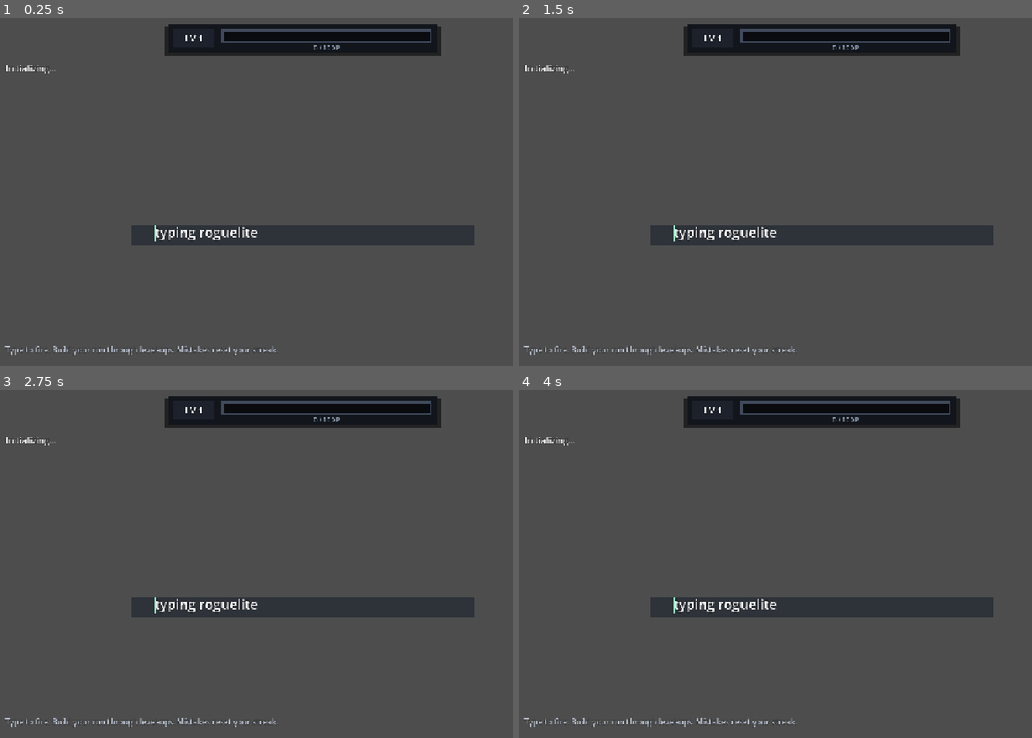
Above: before the commit, frames 1-4 (two rows, left to right).
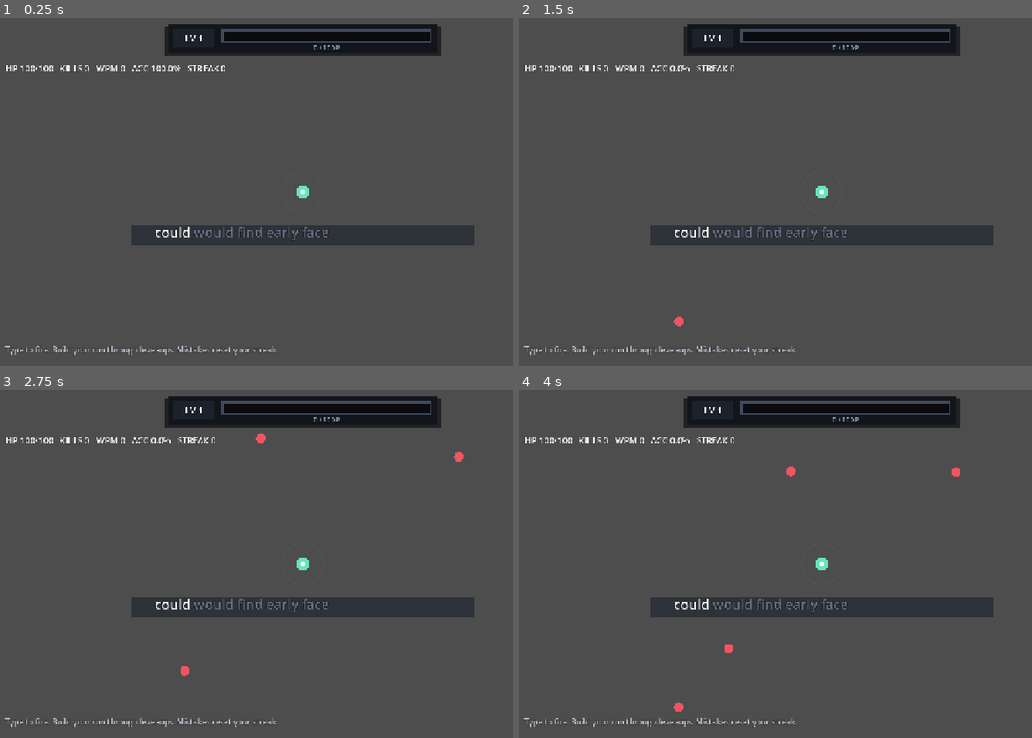
Above: after the commit, the same moments.

Repository: jlcuenca00/typing-roguelite
Game: Godot game, scene res://scenes/Main.tscn
Two runs of this game, one before a commit and one after it. Both use one fixed random seed, a clock stepped at 60 frames per second and the inputs below.
Inputs:
- Up to frame 1 (0.25 s): no input
- Up to frame 2 (1.5 s): tap Enter at 0.5 s; tap R at 0.6, 1.35 s; tap Space at 1.25 s
- Up to frame 3 (2.75 s): tap R at 2.1 s
- Up to frame 4 (4 s): tap Enter at 2.75 s; tap R at 2.85, 3.6 s

The runs differ from the first frame. In frame 1, 0.9% of the frame differs, in the area x 1-64%, y 13-65%; in frame 2, 0.9%; in frame 3, 1.0%; in frame 4, 1.1%, in the area x 1-86%, y 13-93%.
Error before the commit: Parse Error: Identifier "word_pool" not declared in the current scope. (res://scripts/main.gd:28)

Commit message:
fix: restore main runtime state and lifecycle after UX refactor

Diff:
--- a/game/scripts/main.gd
+++ b/game/scripts/main.gd
@@ -17,6 +17,202 @@
 
 var rng := RandomNumberGenerator.new()
 var combat = CombatSystemScript.new()
+
+# Typing state ----------------------------------------------------------------
+var word_pool: Array[String] = []
+var word_queue: Array[String] = []
+var typed_index := 0
+
+var caret_target_x := FIXED_WORD_X
+var caret_visual_x := FIXED_WORD_X
+var caret_initialized := false
+var caret_idle_time := 0.0
+
+# World -----------------------------------------------------------------------
+var enemies: Array[Dictionary] = []
+var bullets: Array[Dictionary] = []
+var particles: Array[Dictionary] = []
+var damage_numbers: Array[Dictionary] = []
+var pending_reactions: Array[Dictionary] = []
+var reaction_waves: Array[Dictionary] = []
+
+var spawn_timer := 0.0
+var spawn_interval := 0.95
+var elapsed := 0.0
+var error_flash := 0.0
+var player_recoil := 0.0
+var shake_time := 0.0
+var shake_strength := 0.0
+
+# Run state -------------------------------------------------------------------
+var kills := 0
+var words_completed := 0
+var streak := 0
+var best_streak := 0
+var max_hp := BASE_MAX_HP
+var hp := BASE_MAX_HP
+var run_over := false
+
+var correct_keys := 0
+var incorrect_keys := 0
+var typed_characters := 0
+
+# XP / level ups --------------------------------------------------------------
+var level := 1
+var xp_total := 0
+var xp_in_level := 0
+var xp_required := 10
+var pending_level_ups := 0
+var level_up_open := false
+var upgrade_definitions: Array = []
+var upgrade_levels: Dictionary = {}
+var current_upgrade_choices: Array[Dictionary] = []
+var upgrade_candidate_index := -1
+var upgrade_typed := ""
+var upgrade_error_time := 0.0
+var xp_hud_pulse := 0.0
+
+var reaction_counts := {
+	"shatter": 0,
+	"overload": 0
+}
+
+# UI --------------------------------------------------------------------------
+@onready var typing_viewport: Control = $HUD/TypingViewport
+@onready var typing_panel: RichTextLabel = $HUD/TypingViewport/TypingPanel
+@onready var typing_caret: ColorRect = $HUD/TypingViewport/TypingCaret
+@onready var stats_label: Label = $HUD/Stats
+
+@onready var xp_panel: ColorRect = $HUD/XPPanel
+@onready var xp_bar_background: ColorRect = $HUD/XPPanel/BarFrame/XPBarBackground
+@onready var xp_bar_fill: ColorRect = $HUD/XPPanel/BarFrame/XPBarBackground/XPBarFill
+@onready var xp_count_label: Label = $HUD/XPPanel/XPCount
+@onready var level_label: Label = $HUD/XPPanel/LevelBadge/LevelLabel
+
+@onready var upgrade_overlay: ColorRect = $HUD/UpgradeOverlay
+@onready var upgrade_title: Label = $HUD/UpgradeOverlay/Title
+@onready var upgrade_subtitle: Label = $HUD/UpgradeOverlay/Subtitle
+@onready var upgrade_card_nodes: Array[ColorRect] = [
+	$HUD/UpgradeOverlay/Card1,
+	$HUD/UpgradeOverlay/Card2,
+	$HUD/UpgradeOverlay/Card3
+]
+@onready var upgrade_card_labels: Array[RichTextLabel] = [
+	$HUD/UpgradeOverlay/Card1/Text,
+	$HUD/UpgradeOverlay/Card2/Text,
+	$HUD/UpgradeOverlay/Card3/Text
+]
+
+@onready var death_overlay: ColorRect = $HUD/DeathOverlay
+@onready var death_summary: Label = $HUD/DeathOverlay/Summary
+
+
+func _ready() -> void:
+	rng.randomize()
+	combat.load_definitions("starter")
+	_load_words()
+	_load_upgrades()
+
+	for i in range(WORD_BUFFER):
+		_append_random_word()
+
+	_update_typing_ui()
+	_update_xp_ui()
+	_update_stats()
+	queue_redraw()
+
+
+func _process(delta: float) -> void:
+	_update_typing_caret(delta)
+	_update_xp_hud(delta)
+	upgrade_error_time = maxf(upgrade_error_time - delta, 0.0)
+
+	if run_over or level_up_open:
+		# Combat pauses for decisions/death, while existing visual feedback
+		# gets a chance to settle.
+		_update_particles(delta)
+		_update_damage_numbers(delta)
+		_update_reaction_waves(delta)
+		queue_redraw()
+		return
+
+	elapsed += delta
+	error_flash = maxf(error_flash - delta, 0.0)
+	player_recoil = maxf(player_recoil - delta, 0.0)
+	shake_time = maxf(shake_time - delta, 0.0)
+
+	spawn_timer -= delta
+	if spawn_timer <= 0.0:
+		_spawn_enemy()
+		spawn_timer = spawn_interval
+		spawn_interval = maxf(0.28, 0.95 - elapsed * 0.004)
+
+	_update_enemies(delta)
+	_update_bullets(delta)
+	_process_pending_reactions()
+	_update_reaction_waves(delta)
+	_update_particles(delta)
+	_update_damage_numbers(delta)
+	_update_stats()
+	_update_canvas_shake()
+	queue_redraw()
+
+
+func _unhandled_key_input(event: InputEvent) -> void:
+	if not event.pressed or event.echo:
+		return
+
+	if run_over:
+		if event.keycode == KEY_R:
+			get_tree().reload_current_scene()
+		return
+
+	if level_up_open:
+		if event.unicode != 0:
+			var upgrade_key := char(event.unicode).to_lower()
+			if upgrade_key.length() == 1 and upgrade_key >= "a" and upgrade_key <= "z":
+				_handle_upgrade_typing(upgrade_key)
+		return
+
+	if event.unicode == 0:
+		return
+
+	var typed := char(event.unicode).to_lower()
+	if typed.length() != 1 or typed < "a" or typed > "z":
+		return
+
+	typed_characters += 1
+	caret_idle_time = 0.0
+
+	var current := _get_current_word()
+	if current.is_empty():
+		return
+
+	var expected := current.substr(typed_index, 1)
+
+	if typed == expected:
+		correct_keys += 1
+		typed_index += 1
+		streak += 1
+		best_streak = maxi(best_streak, streak)
+		player_recoil = 0.07
+
+		_emit_combat_trigger("correct_key", {
+			"character": typed,
+			"word": current,
+			"word_length": current.length(),
+			"streak": streak
+		})
+
+		if typed_index >= current.length():
+			_complete_word(current)
+	else:
+		incorrect_keys += 1
+		streak = 0
+		error_flash = 0.16
+
+	_update_typing_ui()
+
 
 # Typing stream ---------------------------------------------------------------
 
